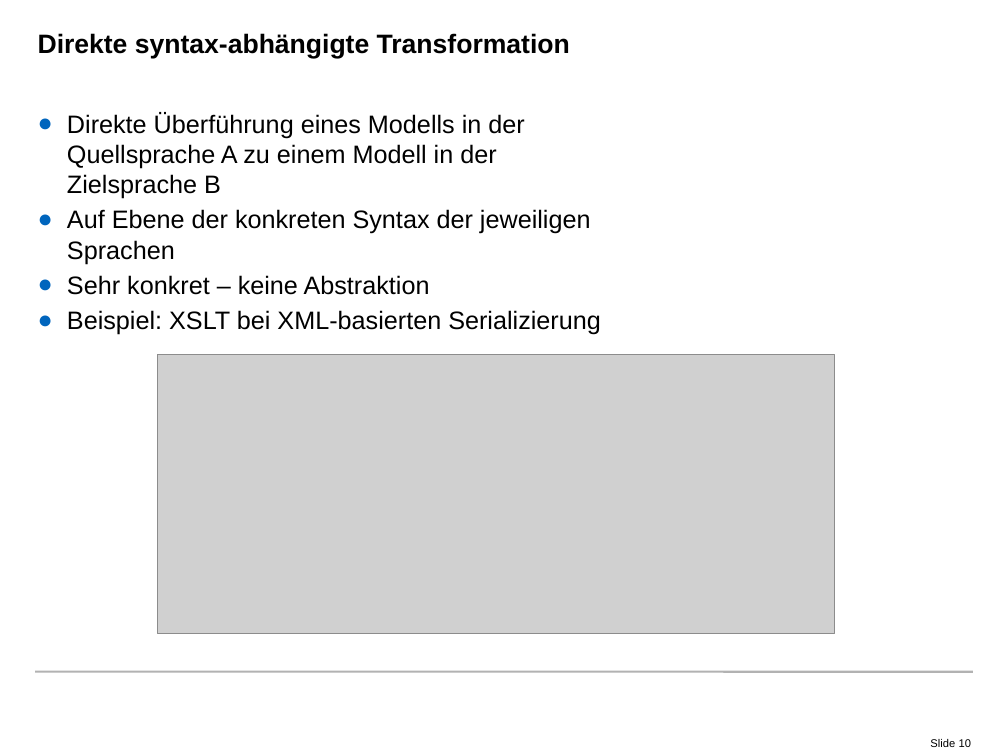
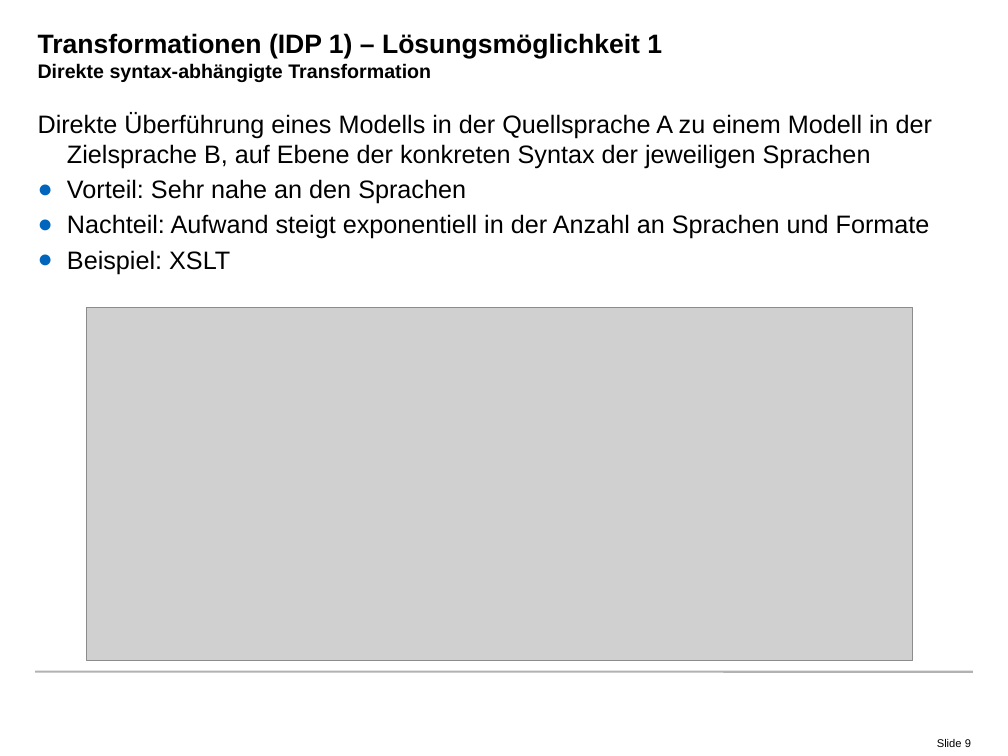
Before and after one commit to radke-tum/idp, a slide deck: slide 9 of pssif/doc/PSSIF.pptx (slide 10 before the commit). Drawn at 1008x756 pixels with LibreOffice and Linux fonts; fonts in the diff are those of the drawing; grey boxes stand for pictures; background and template pictures are left out. Boxes give left, top, right and bottom in pixels: in the first picture for what was removed or moved away, otherwise in the second. Text is boxed around its words. In the diff, an @@ line names an element or a change of style, - is before the commit and + after.

Commit message:
Presentation: Pretty structure, passable pictures.

```diff
--- a/pssif/doc/PSSIF.pptx
+++ b/pssif/doc/PSSIF.pptx
@@ title at (38, 33, 662, 82): text changed @@
-Direkte syntax-abhängigte Transformation
+Transformationen (IDP 1) – Lösungsmöglichkeit 1
+Direkte syntax-abhängigte Transformation
@@ text at (38, 112, 932, 274): text changed @@
-● Direkte Überführung eines Modells in der Quellsprache A zu einem Modell in der Zielsprache B
-● Auf Ebene der konkreten Syntax der jeweiligen Sprachen
-● Sehr konkret – keine Abstraktion
-● Beispiel: XSLT bei XML-basierten Serializierung
+Direkte Überführung eines Modells in der Quellsprache A zu einem Modell in der Zielsprache B, auf Ebene der konkreten Syntax der jeweiligen Sprachen
+● Vorteil: Sehr nahe an den Sprachen
+● Nachteil: Aufwand steigt exponentiell in der Anzahl an Sprachen und Formate
+● Beispiel: XSLT
@@ picture: place and size @@
-picture at (157, 355, 835, 634)
+picture at (87, 307, 913, 661)
@@ page number at (937, 739, 971, 747): text changed @@
-Slide 10
+Slide 9
```
Also in this commit, not shown: 32 other slides changed, 4 slides added, 6 slides removed, 8 other files.
